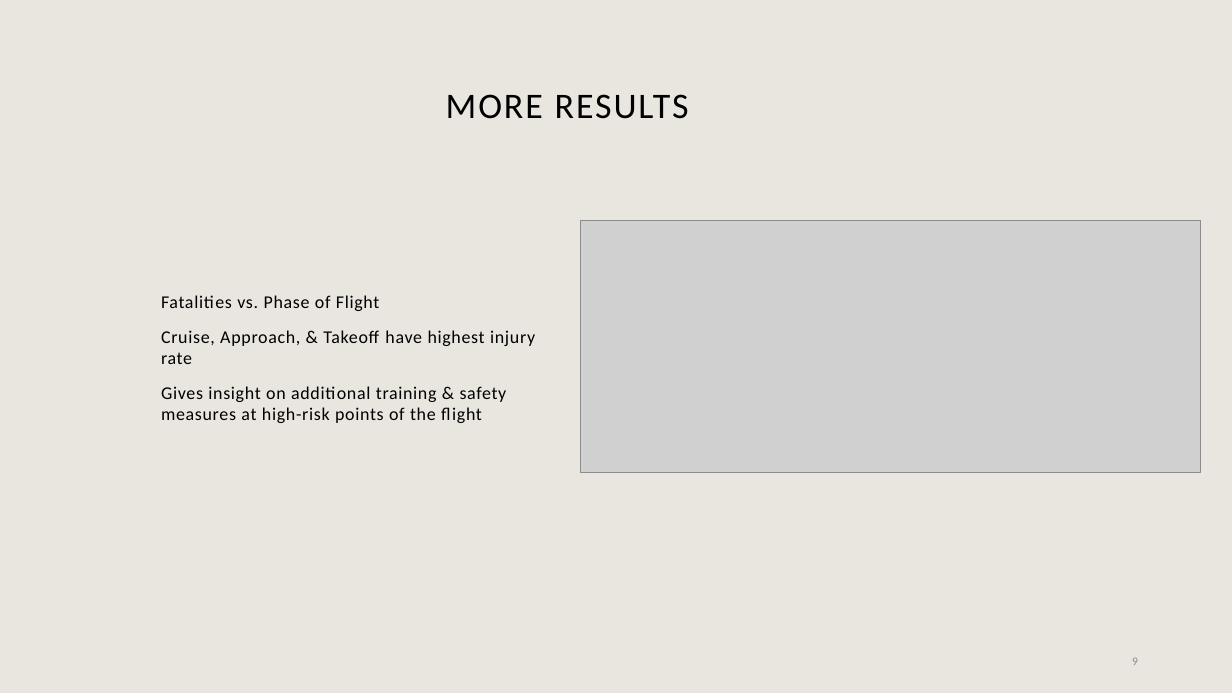
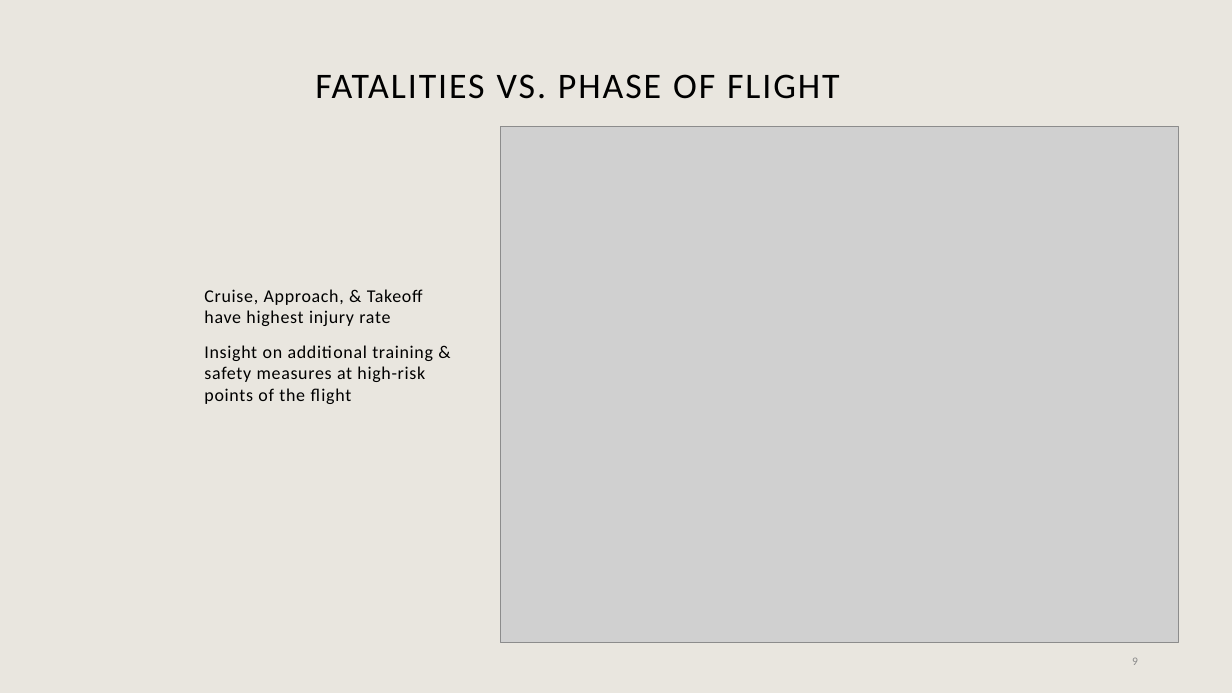
Before and after one commit to K-Pegg/Charting-New-Heights, a slide deck: slide 9 of Charting_New_Heights.pptx. Drawn at 1232x693 pixels with LibreOffice and Linux fonts; fonts in the diff are those of the drawing; grey boxes stand for pictures; background and template pictures are left out. Boxes give left, top, right and bottom in pixels: in the first picture for what was removed or moved away, otherwise in the second. Text is boxed around its words. In the diff, an @@ line names an element or a change of style, - is before the commit and + after.

```diff
--- a/Charting_New_Heights.pptx
+++ b/Charting_New_Heights.pptx
@@ title at [315,74,840,99]: text changed @@
-MORE RESULTS
+FATALITIES VS. PHASE OF FLIGHT
@@ picture added at [500,127,1178,642] @@
@@ picture removed at [581,220,1202,472] @@
@@ text at [161,295,379,311]: paragraph removed @@
-Fatalities vs. Phase of Flight
@@ text "Cruise, Approach, & Takeoff have ...": place and size @@
-text "Cruise, Approach, & Takeoff have ..." at [161,295,535,423]
+text "Cruise, Approach, & Takeoff have ..." at [204,289,433,404]
@@ text at [204,345,433,404]: text changed @@
-Gives insight on additional training & safety measures at high-risk points of the flight
+Insight on additional training & safety measures at high-risk points of the flight
```
Also in this commit, not shown: 6 other slides changed, 3 other files.
